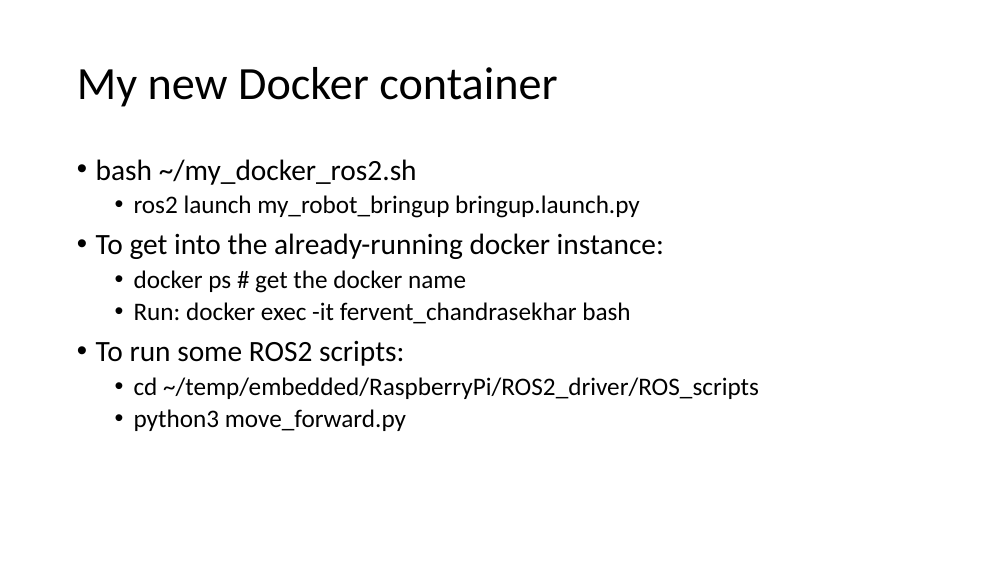
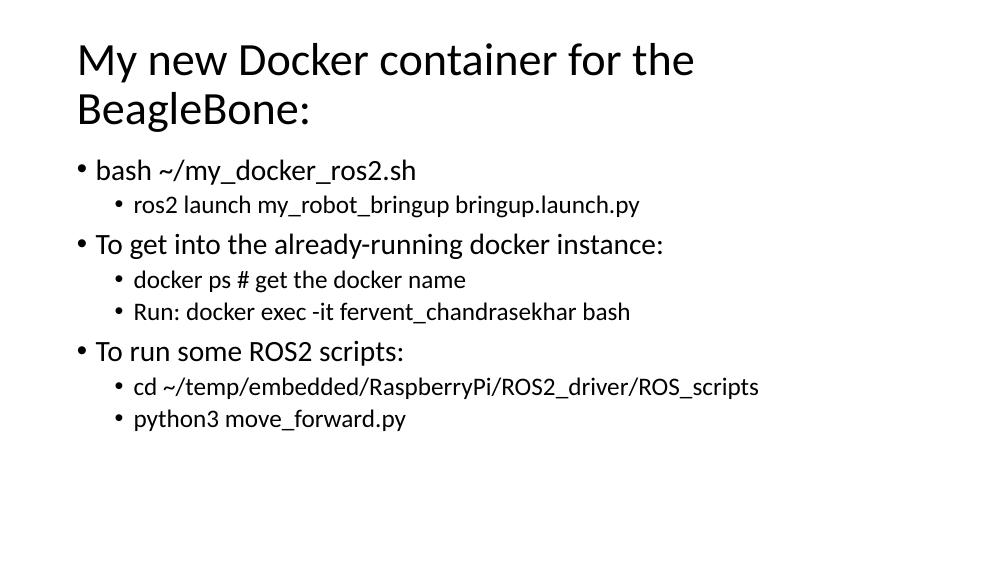
Before and after one commit to gigaprog/p_presentations, a slide deck: slide 4 of embedded/RobotOperatingSystem/My_ROS2_robot.pptx. Drawn at 1008x567 pixels with LibreOffice and Linux fonts; fonts in the diff are those of the drawing. Boxes give left, top, right and bottom in pixels: in the first picture for what was removed or moved away, otherwise in the second. Text is boxed around its words. In the diff, an @@ line names an element or a change of style, - is before the commit and + after.

```diff
--- a/embedded/RobotOperatingSystem/My_ROS2_robot.pptx
+++ b/embedded/RobotOperatingSystem/My_ROS2_robot.pptx
@@ title at box(77, 43, 695, 132): text changed @@
-My new Docker container
+My new Docker container for the BeagleBone:
```
Also in this commit, not shown: 1 other slide changed, 2 slides added, 1 other file.
